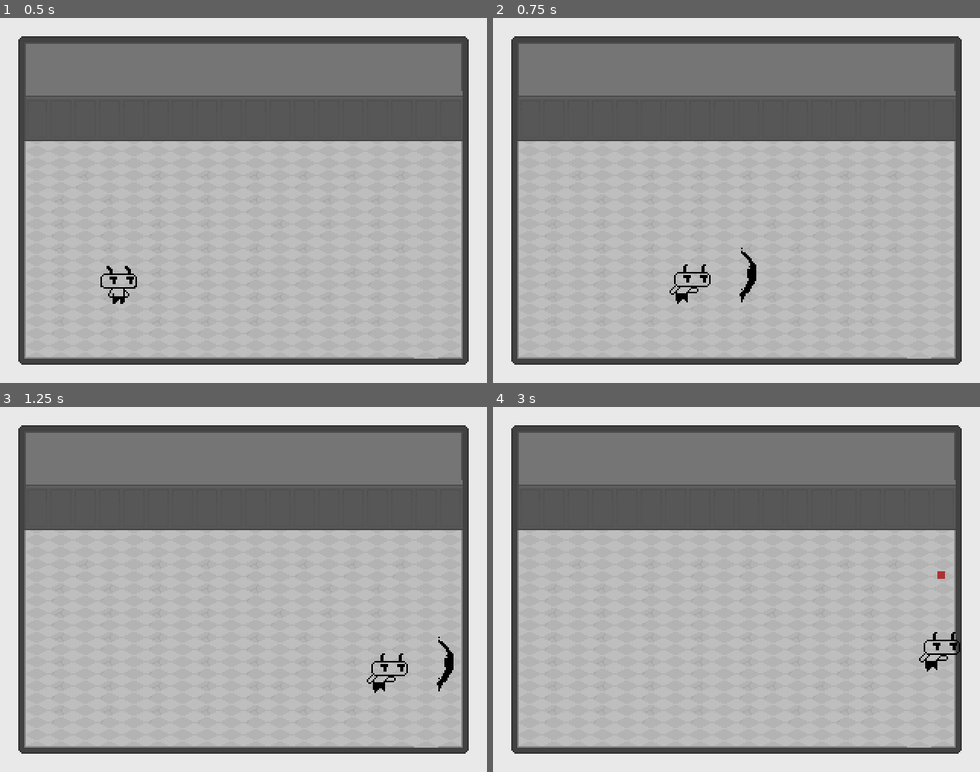
Above: before the commit, frames 1-4 (two rows, left to right).
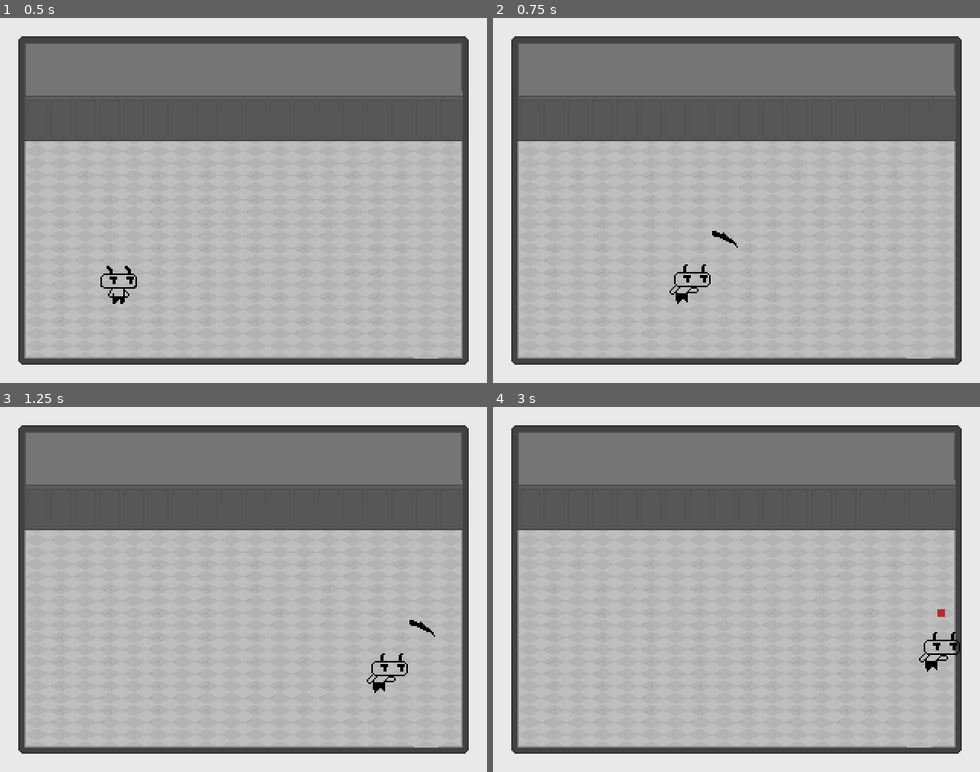
Above: after the commit, the same moments.

Repository: dead-rabbit-studio/hell-scout
Game: Godot game, scene res://main_game.tscn
Same seed, same stepped clock (60 frames per second), same inputs: the game is played once before the commit and once after it.
Inputs:
- Up to frame 1 (0.5 s): no input
- Up to frame 2 (0.75 s): hold Right (move_right) from 0.53 s (still down); hold Space (attack) from 0.53 s (still down)
- Up to frame 3 (1.25 s): keep holding Right (move_right); keep holding Space (attack)
- Up to frame 4 (3 s): release Right (move_right) at 1.28 s; release Space (attack) at 1.28 s; hold Down (move_down) 1.28-2.03 s; tap Space (attack) at 1.35, 2.85 s; hold Right (move_right) 2.03-2.78 s; hold Space (attack) 2.03-2.78 s; hold Up (move_up) from 2.78 s (still down)

Frame 1 is identical in both runs. In frame 2, 0.2% of the frame differs, in the area x 45-55%, y 58-78%; in frame 3, 0.2%; in frame 4, less than 0.1%.

Commit message:
fix: weapon positioning relative to the characterr

Diff:
--- a/weapons/Gun.gd
+++ b/weapons/Gun.gd
@@ -5,7 +5,7 @@
 @export var speed:int  = 1200
 @export var gun_direction: GUN_DIRECTION = GUN_DIRECTION.RIGHT
 
-const gun_front_position: int = 50
+const gun_front_position: int = 25
 
 func _shoot() -> void:
 	var bullet: RigidBody2D = preload('res://weapons/bullet.tscn').instantiate()
--- a/weapons/melee_attack.gd
+++ b/weapons/melee_attack.gd
@@ -59,4 +59,6 @@
 func _on_attack_vfx_animation_finished() -> void:
 	print_debug("Animation finished")
 	_attack_vfx.pause()
+	_attack_vfx.frame_progress = 0
+
 	queue_free()
--- a/weapons/melee_attack.tscn
+++ b/weapons/melee_attack.tscn
@@ -68,7 +68,6 @@
 collision_mask = 2
 priority = -1
 script = ExtResource("1_i0l7d")
-damage = 15
 
 [node name="CollisionShape2D" type="CollisionShape2D" parent="."]
 shape = SubResource("RectangleShape2D_b7tgf")
@@ -77,6 +76,6 @@
 [node name="AttackVfx" type="AnimatedSprite2D" parent="."]
 sprite_frames = SubResource("SpriteFrames_7yqwb")
 animation = &"attack"
-frame_progress = 0.320794
+frame_progress = 0.474806
 
 [connection signal="animation_finished" from="AttackVfx" to="." method="_on_attack_vfx_animation_finished"]
